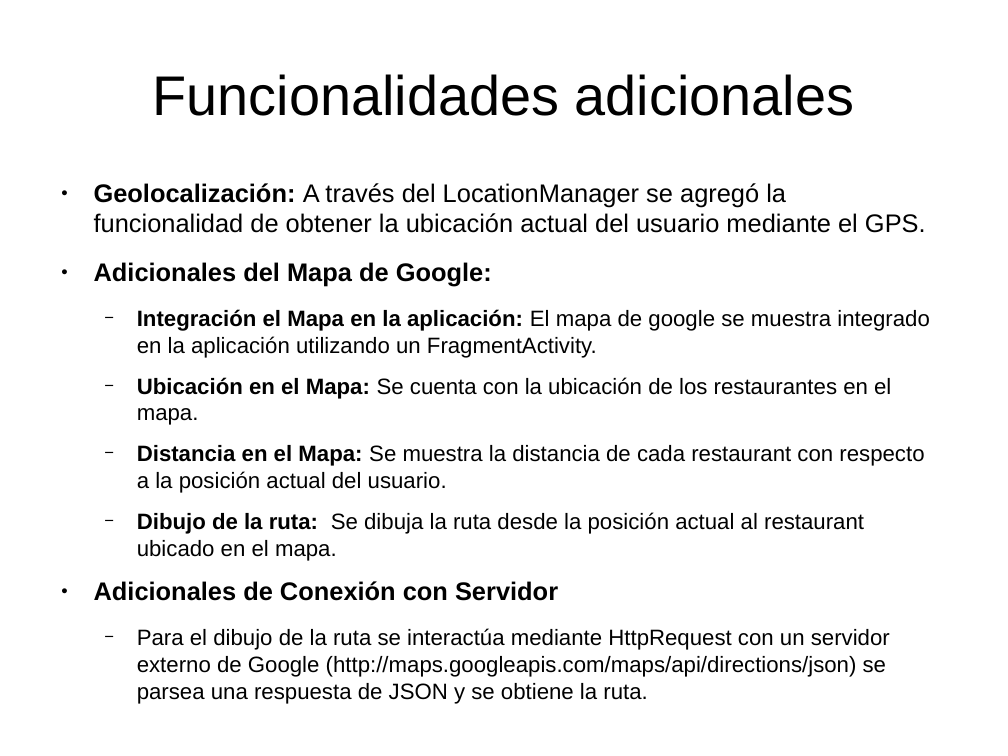
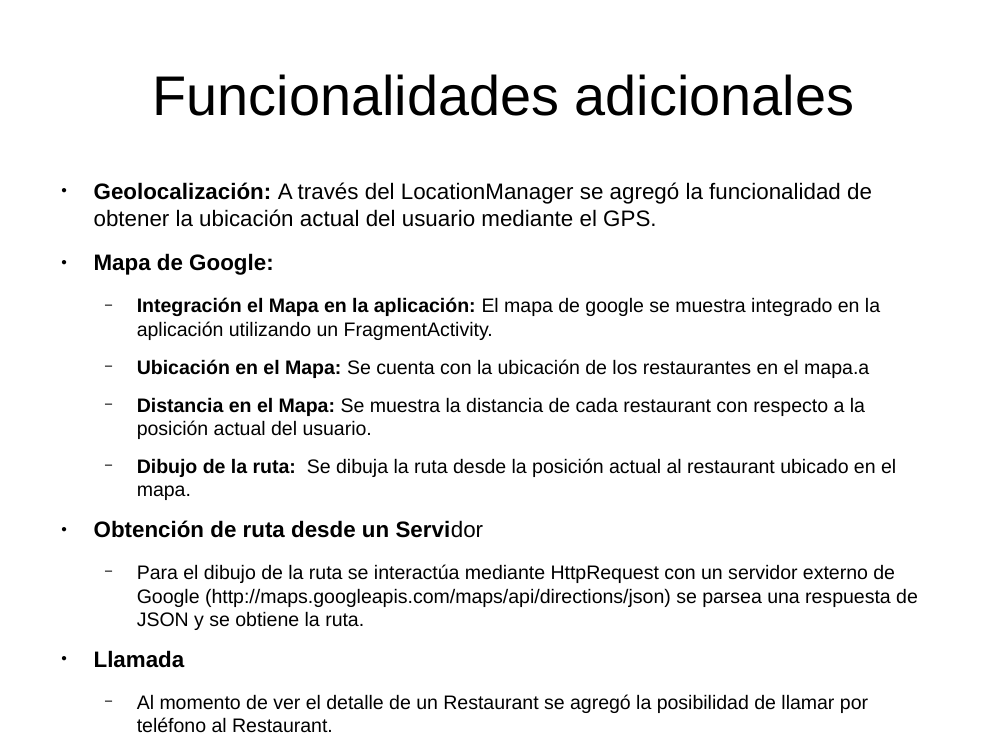
Before and after one commit to martincammi/computacionmovil-android, a slide deck: slide 14 of Where2Eat/dia/Presentacion.odp (slide 13 before the commit). Drawn at 1008x756 pixels with LibreOffice and Linux fonts; fonts in the diff are those of the drawing. Boxes give left, top, right and bottom in pixels: in the first picture for what was removed or moved away, otherwise in the second. Text is boxed around its words. In the diff, an @@ line names an element or a change of style, - is before the commit and + after.

Commit message:
Actualización de la presentación, imágenes y corrección del ordenamiento

```diff
--- a/Where2Eat/dia/Presentacion.odp
+++ b/Where2Eat/dia/Presentacion.odp
@@ text at <box>94,182,918,630</box>: size 20 to 17.6 pt in "Geolocalización: A través del LocationManager se agregó ..."; size 17.5 to 15.4 pt in "Integración el Mapa en la aplicación: El ...", "Distancia en el Mapa: Se muestra la ...", "Dibujo de la ruta: Se dibuja la ...", "Para el dibujo de la ruta se ..." @@
@@ text at <box>94,253,274,275</box>: text changed; size 20 to 17.6 pt @@
-● Adicionales del Mapa de Google:
+● Mapa de Google:
@@ text at <box>137,359,869,378</box>: text changed; size 17.5 to 15.4 pt @@
-  − Ubicación en el Mapa: Se cuenta con la ubicación de los restaurantes en el mapa.
+  − Ubicación en el Mapa: Se cuenta con la ubicación de los restaurantes en el mapa.a
@@ text at <box>94,520,484,538</box>: text changed; size 20 to 17.6 pt @@
-● Adicionales de Conexión con Servidor
+● Obtención de ruta desde un Servidor
@@ text at <box>94,650,868,733</box>: paragraphs added @@
+● Llamada
+  − Al momento de ver el detalle de un Restaurant se agregó la posibilidad de llamar por teléfono al Restaurant.
```
Also in this commit, not shown: 2 other slides changed, 1 slide added, 5 other files.
